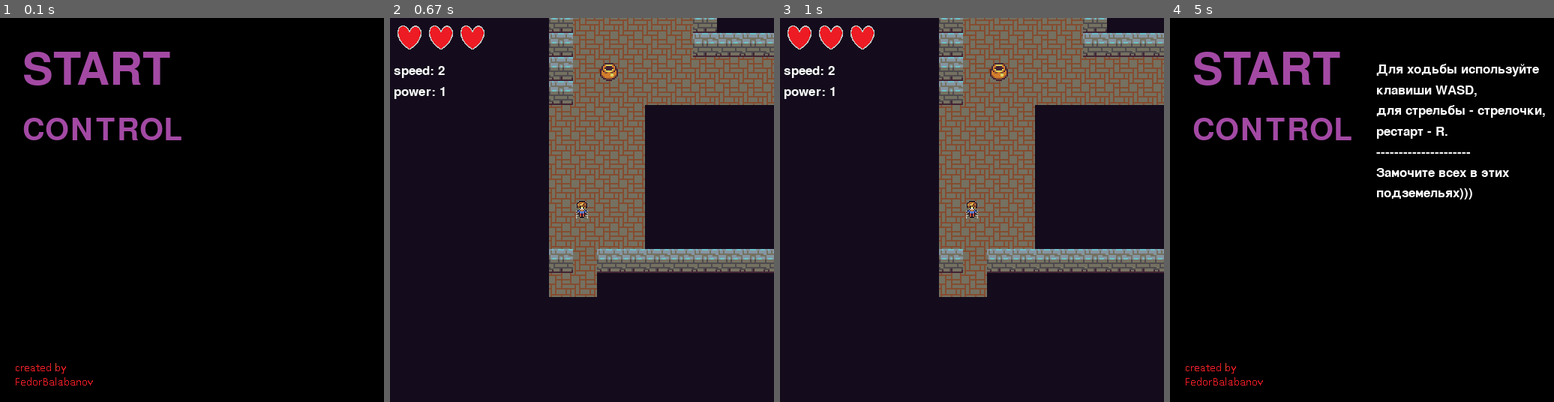
Above: before the commit, frames 1-4 (left to right).
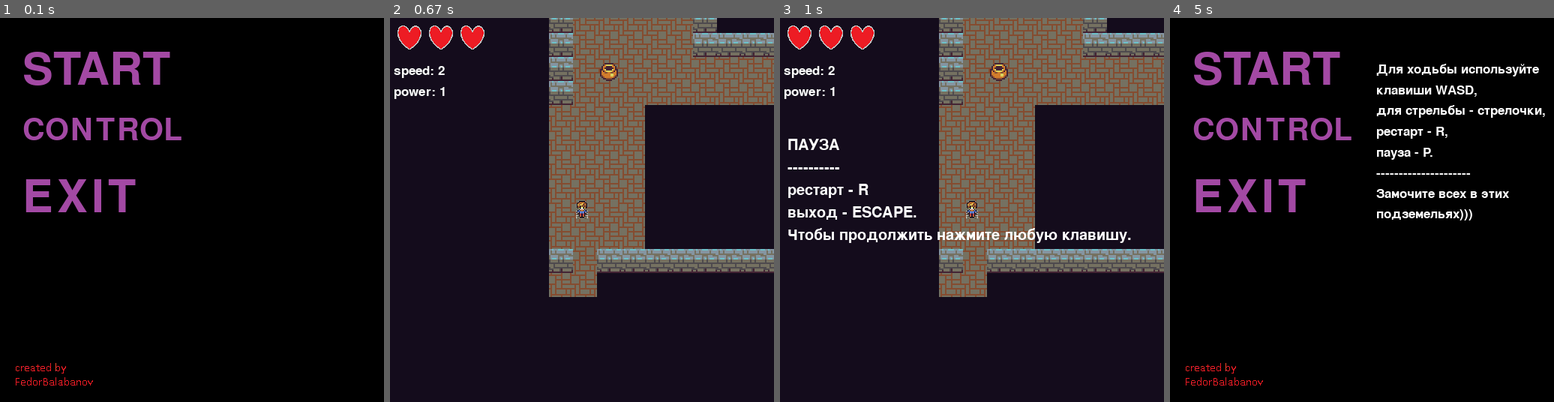
Above: after the commit, the same moments.

Repository: BalabanovFedor/gameonpygame
Game: pygame game, started from menu.py
Two runs of this game, one before a commit and one after it. Both use one fixed random seed, a clock stepped at 60 frames per second and the inputs below.
Inputs (mouse positions are in pixels of both pictures, inside the frame that each line leads up to):
- Up to frame 1 (0.1 s): no input
- Up to frame 2 (0.67 s): click (612, 71) at 0.38 s
- Up to frame 3 (1 s): hold P from 0.67 s (still down)
- Up to frame 4 (5 s): release P at 1.13 s; hold R 1.17-1.63 s; hold Esc 1.67-2.13 s; click (1423, 71) at 2.22 s; hold R 2.5-2.97 s; hold Esc 4-4.47 s; click (1266, 67) at 4.55 s; click (1216, 125) at 4.88 s

The runs differ from the first frame. In frame 1, 1.1% of the frame differs, in the area x 6-36%, y 41-51%; in frame 2, nothing differs; in frame 3, 2.2%; in frame 4, 2.5%, in the area x 6-89%, y 30-53%.

Commit message:
update pause and exit

Diff:
--- a/game.py
+++ b/game.py
@@ -186,6 +186,50 @@
     return False
 
 
+def pause():
+    """возвращает 2 bool значения: running и restart"""
+
+    intro_text = ["ПАУЗА",
+                  "----------",
+                  "рестарт - R",
+                  "выход - ESCAPE.",
+                  "Чтобы продолжить нажмите любую клавишу."]
+    font = pygame.font.Font(None, 30)
+    text_coord = 150
+    img = pygame.Surface((WIDTH, HEIGHT))
+    for line in intro_text:
+        string_rendered = font.render(line, 1, pygame.Color('white'))
+        intro_rect = string_rendered.get_rect()
+        text_coord += 10
+        intro_rect.top = text_coord
+        intro_rect.x = 10
+        text_coord += intro_rect.height
+        screen.blit(string_rendered, intro_rect)
+    # spg = pygame.sprite.Group()
+    # spr = pygame.sprite.Sprite(spg)
+    # spr.image = img
+    # spr.rect=img.get_rect()
+
+
+
+    result = [True, False]
+    running = True
+    while running:
+        for event in pygame.event.get():
+            if event.type == pygame.QUIT:
+                return (False, False)
+            if event.type == pygame.KEYDOWN:
+                if event.key == pygame.K_r:
+                    return (False, True)
+                elif event.key == pygame.K_ESCAPE:
+                    return (False, False)
+                else:
+                    return result
+       # spg.draw(screen)
+        clock.tick(FPS)
+        pygame.display.flip()
+
+
 class Statusbar(pygame.sprite.Sprite):
     def __init__(self):
         super(Statusbar, self).__init__(statusbar_group)
@@ -224,32 +268,6 @@
 
     def update(self, *args):
         self.update_image()
-
-
-class AnimatedSprite(pygame.sprite.Sprite):
-    def __init__(self, sheet, columns, rows, x, y):
-        super().__init__(all_sprites)
-        self.frames = []
-        self.cut_sheet(sheet, columns, rows)
-        self.cur_frame = 0
-        self.image = self.frames[self.cur_frame]
-        self.rect = self.rect.move(x, y)
-        self.counter = [0, FPS // 5]  # счетчик и через сколько итераций менять
-
-    def cut_sheet(self, sheet, columns, rows):
-        self.rect = pygame.Rect(0, 0, sheet.get_width() // columns,
-                                sheet.get_height() // rows)
-        for j in range(rows):
-            for i in range(columns):
-                frame_location = (self.rect.w * i, self.rect.h * j)
-                self.frames.append(sheet.subsurface(pygame.Rect(
-                    frame_location, self.rect.size)))
-
-    def update(self):
-        self.counter[0] += 1
-        if self.counter[0] % self.counter[1] == 0:
-            self.cur_frame = (self.cur_frame + 1) % len(self.frames)
-            self.image = self.frames[self.cur_frame]
 
 
 class Tile(pygame.sprite.Sprite):
@@ -699,6 +717,9 @@
                 if event.key == pygame.K_r:
                     restart = True
                     running = False
+                if event.key == pygame.K_p:
+                    res = pause()
+                    running, restart = res
             elif event.type == pygame.KEYUP:
                 BUTTONS[event.key] = False
 
--- a/menu.py
+++ b/menu.py
@@ -1,5 +1,5 @@
 import pygame
-from game import game, WIDTH, HEIGHT, screen, load_image
+from game import game, WIDTH, HEIGHT, screen, load_image, terminate
 
 
 def btn_img(s, color, fontStyle, fontHeight):
@@ -20,6 +20,9 @@
     levelbtns_init()
     Button('control', (all_sprites, menubtn_group, btn_group), (30, 130, 193, 50), rulesp_group.draw, (screen,),
            btn_img('CONTROL', purple, None, 60))
+    Button('exit', (all_sprites, menubtn_group, btn_group), (30, 210, 193, 50), terminate, None,
+           btn_img('EXIT', purple, None, 90))
+
     Button('easter egg', (all_sprites,), (500, 500, 12, 12), print,
            ("Мои поздравления!!! Это первая пасхалка. Осталось найти остальные"),
            btn_img('', pygame.Color('#f01010'), None, 1))
@@ -54,7 +57,8 @@
     intro_text = ["Для ходьбы используйте",
                   "клавиши WASD,",
                   "для стрельбы - стрелочки,",
-                  "рестарт - R.",
+                  "рестарт - R,",
+                  "пауза - P.",
                   "---------------------",
                   "Замочите всех в этих",
                   "подземельях)))"]
@@ -105,6 +109,7 @@
     def add_status(self, bool):
         self.status = bool
 
+
 def clear():
     global btn_group, menubtn_group, levelbtn_group, all_sprites, rulesp_group, footsp_group, FPS
     btn_group = pygame.sprite.Group()
@@ -126,7 +131,6 @@
     mix.music.load("data/music/menu.wav")
     mix.music.play(loops=-1)
 
-
     clear()
     clock = pygame.time.Clock()
 
@@ -146,7 +150,7 @@
         menubtn_group.draw(screen)
         footsp_group.draw(screen)
 
-        #mix.unpause()
+        # mix.unpause()
 
         clock.tick(FPS)
         pygame.display.flip()
@@ -155,6 +159,5 @@
 
 purple = pygame.Color('#a349a4')
 
-
 if __name__ == '__main__':
     menu()
